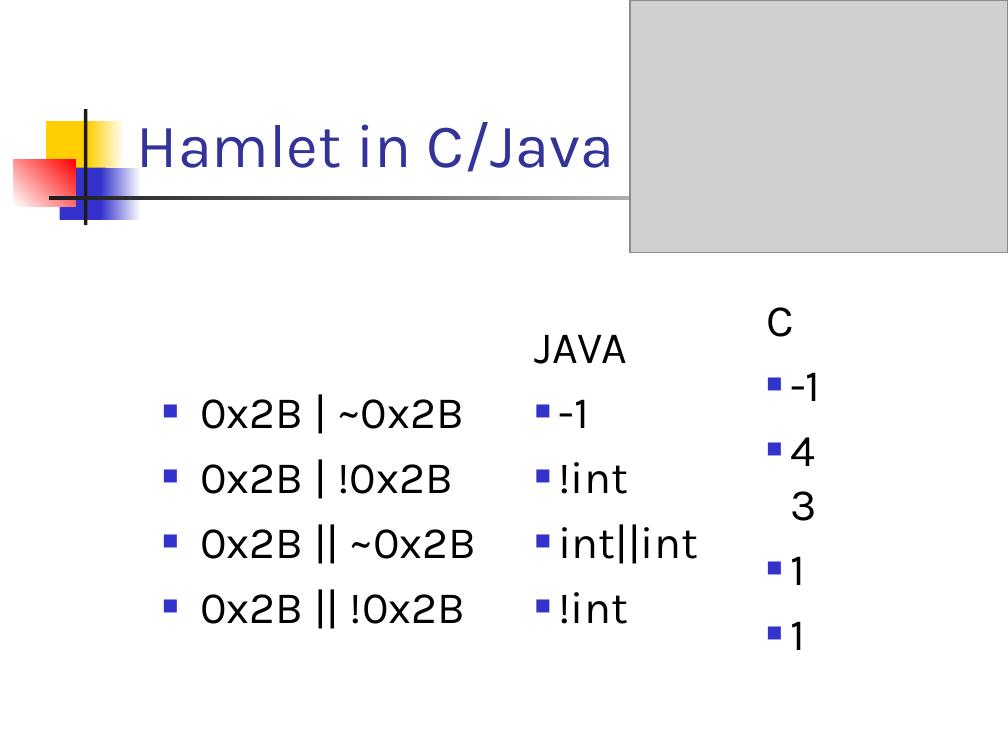
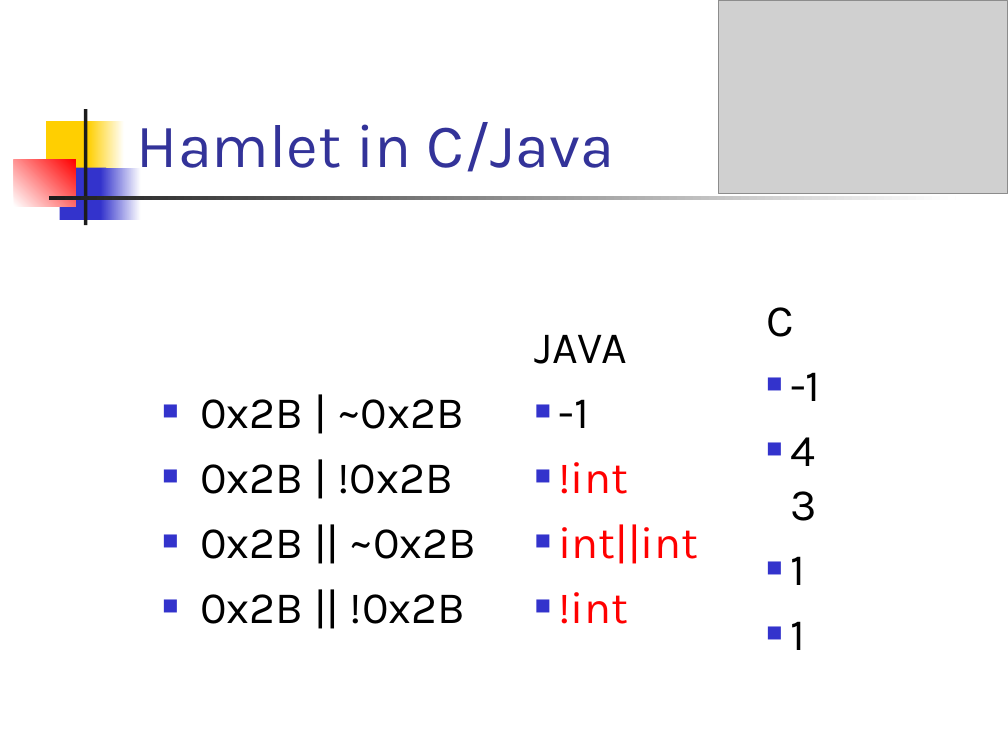
Before and after one commit to Programovanie4/Prednasky, a slide deck: slide 10 of 02/02_java.ppt. Drawn at 1008x756 pixels with LibreOffice and Linux fonts; fonts in the diff are those of the drawing; grey boxes stand for pictures. Boxes give left, top, right and bottom in pixels: in the first picture for what was removed or moved away, otherwise in the second. Text is boxed around its words. In the diff, an @@ line names an element or a change of style, - is before the commit and + after.

```diff
--- a/02/02_java.ppt
+++ b/02/02_java.ppt
@@ picture: place and size @@
-picture at (630, 0, 1008, 252)
+picture at (719, 0, 1008, 194)
@@ text at (559, 462, 699, 624): text colour #000000 to #FF0000 in "!int", "int||int", "!int" @@
```
Also in this commit, not shown: 4 other slides changed.
